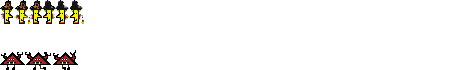
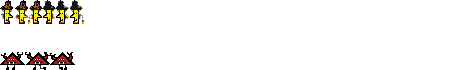
Layered file, before and after one edit (450 x 70). Changes by layer:
painted on "spriteSheet.png" over (48, 50, 78, 70)
